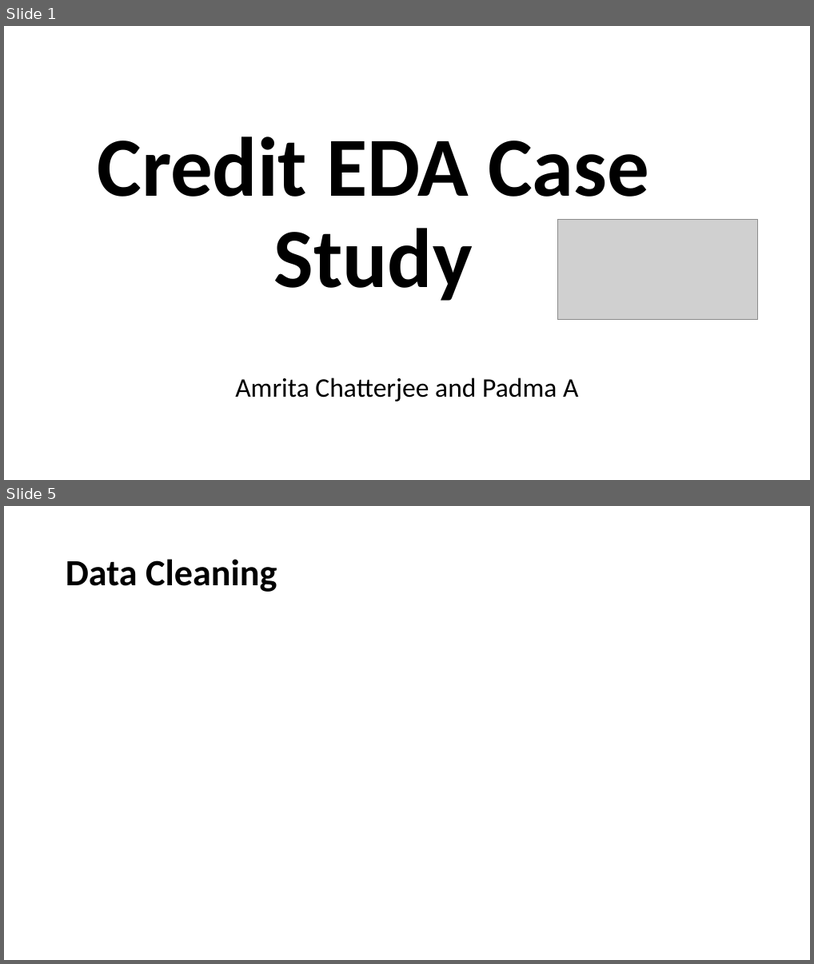
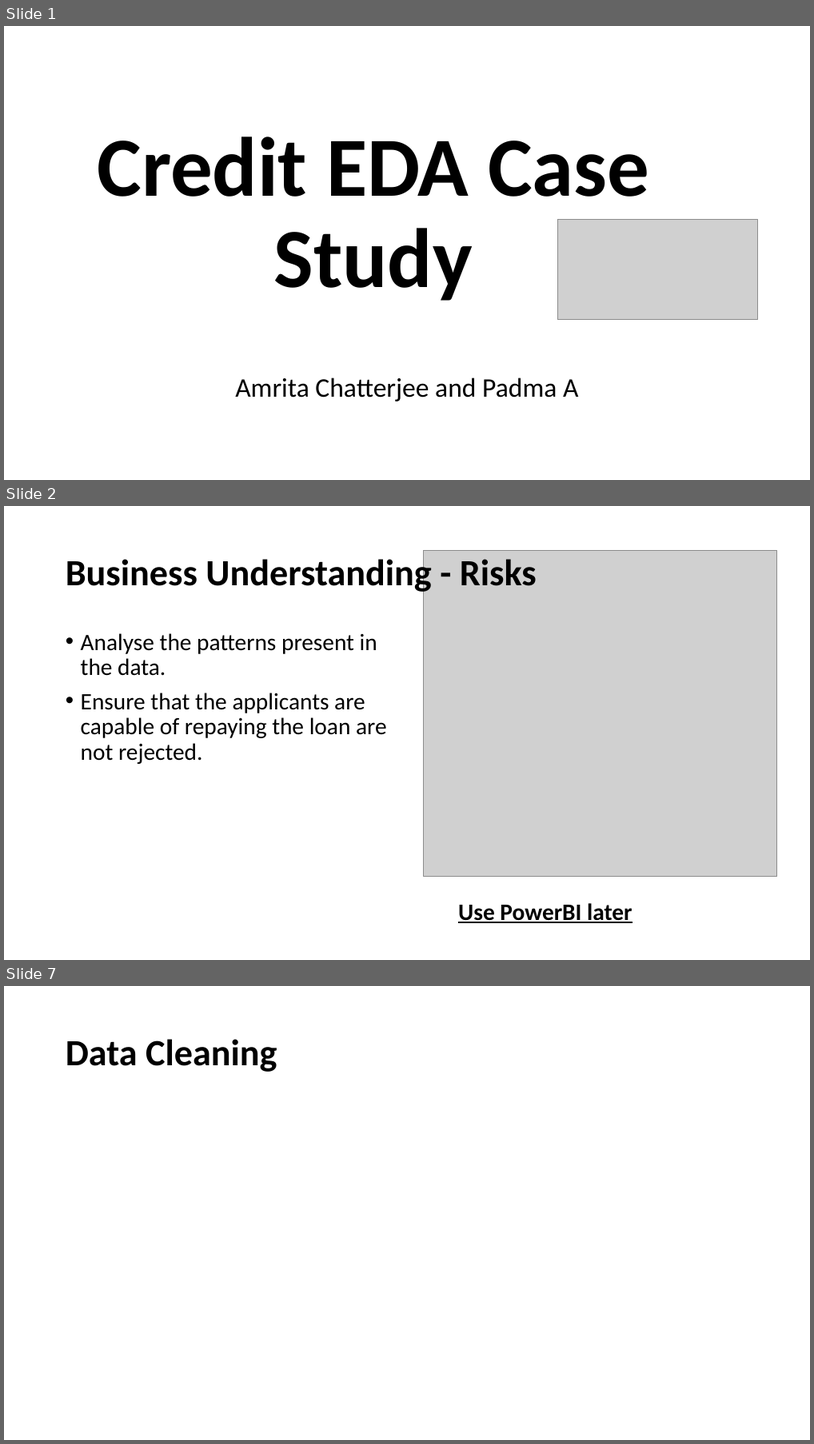
Before and after one commit to padma-it/DataScienceCaseStudies, a slide deck: Credit EDA/Credit EDA Case Study.pptx. Shown one above the other, each under a label of ours: slides 1 and 5 before the commit, slides 1, 2 and 7 after it; the slides between them are not shown. The pictures are 814x964 and 814x1444 pixels, drawn with LibreOffice and Linux fonts; fonts in the diff are those of the drawing; grey boxes stand for pictures. Boxes give left, top, right and bottom in pixels: in the first picture for what was removed or moved away, otherwise in the second. Text is boxed around its words. In the diff, an @@ line names an element or a change of style, - is before the commit and + after.

Commit message:
Updating ppt with business understanding and added null values calc in notebook
Updating ppt with business understanding and added null values calc in notebook

```diff
--- a/Credit EDA/Credit EDA Case Study.pptx
+++ b/Credit EDA/Credit EDA Case Study.pptx
@@ slide 2 added at box(4, 506, 810, 960), background #FFFFFF @@
@@ picture added at box(424, 551, 778, 876) @@
@@ title added at box(66, 555, 537, 595), 44 pt, text #000000, bold @@
+Business Understanding - Risks
@@ text added at box(81, 633, 387, 764), 28 pt, text #000000 @@
+• Analyse the patterns present in the data.
+• Ensure that the applicants are capable of repaying the loan are not rejected.
@@ text added at box(458, 903, 632, 923), 28 pt, text #000000, bold, underline @@
+Use PowerBI later
@@ what was slide 5 is now slide 7 @@
```
Also in this commit, not shown: 2 slides changed, 2 other slides added, 1 slide removed, 5 other files.
